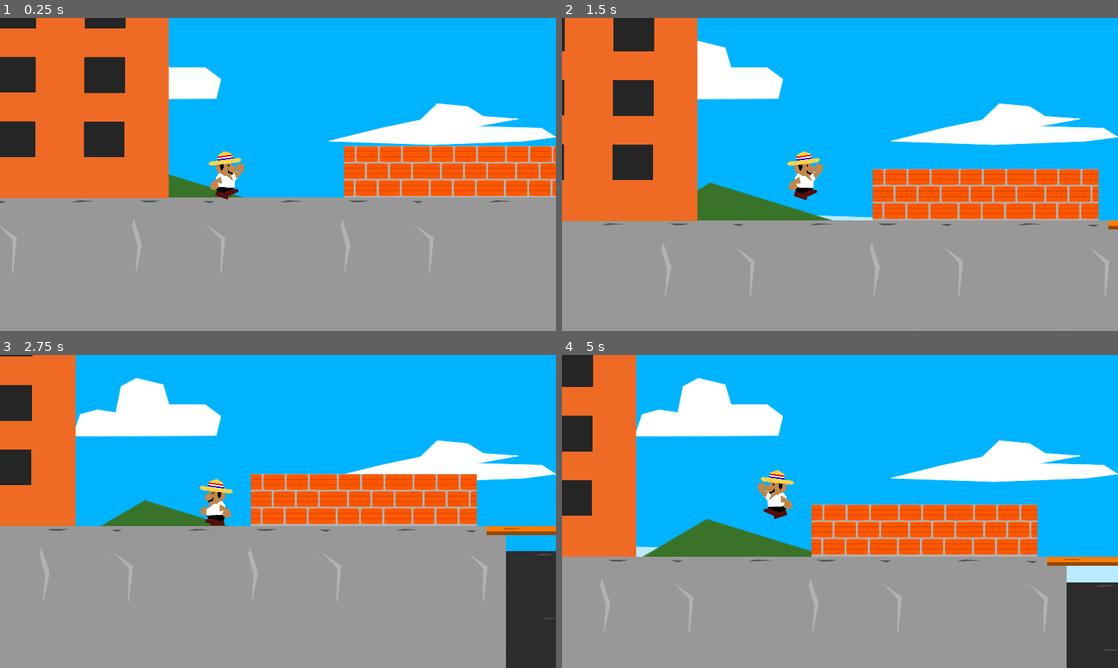
Above: before the commit, frames 1-4 (two rows, left to right).
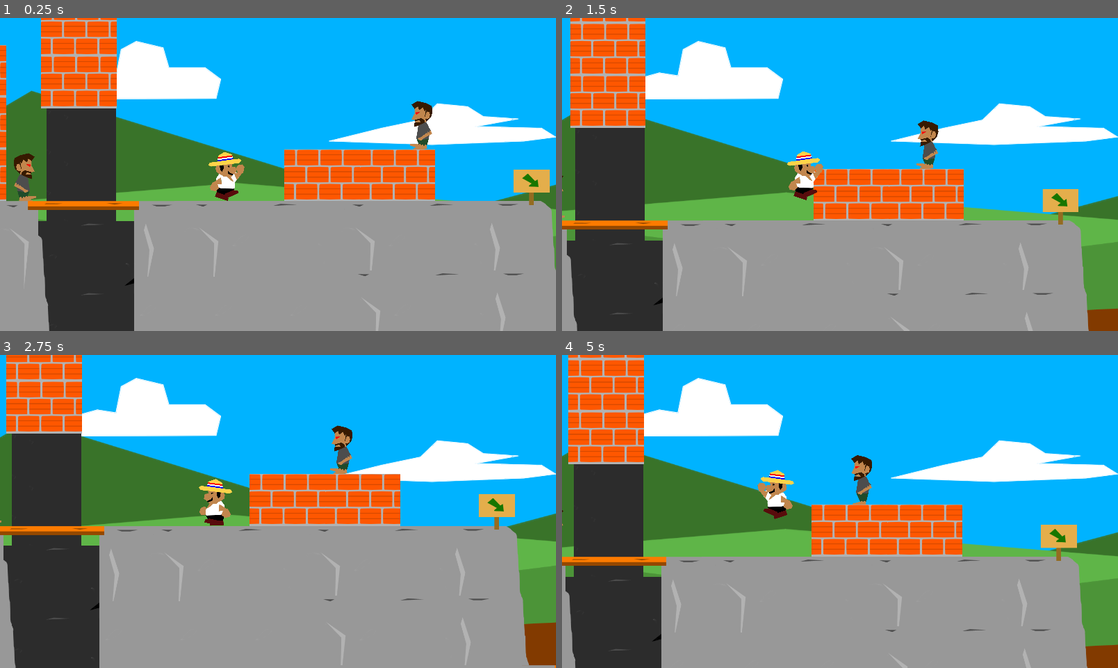
Above: after the commit, the same moments.

Repository: luispereira230797/donmariano
Game: Godot game, scene res://Scenes/Level1.tscn
Two runs of this game, one before a commit and one after it. Both use one fixed random seed, a clock stepped at 60 frames per second and the inputs below.
Inputs:
- Up to frame 1 (0.25 s): no input
- Up to frame 2 (1.5 s): hold Right (ui_right) from 0.53 s (still down); tap Up (ui_up) at 0.77 s
- Up to frame 3 (2.75 s): tap Up (ui_up) at 1.52 s; release Right (ui_right) at 2.03 s; hold Left (ui_left) from 2.03 s (still down)
- Up to frame 4 (5 s): release Left (ui_left) at 2.78 s; hold Right (ui_right) 2.78-4.28 s; tap Up (ui_up) at 3.02, 3.77, 4.52 s; hold Left (ui_left) from 4.28 s (still down)

The runs differ from the first frame. In frame 1, 35% of the frame differs, in the area x 0-100%, y 0-100%; in frame 2, 35%; in frame 3, 29%; in frame 4, 29%.

Commit message:
Fix player collision with enemy

Diff:
--- a/Scenes/Level1.tscn
+++ b/Scenes/Level1.tscn
@@ -445,7 +445,7 @@
 [node name="CanvasLayer" type="CanvasLayer" parent="."]
 
 [node name="Player" parent="." instance=ExtResource( 1 )]
-position = Vector2( -737, 426 )
+position = Vector2( 4723, 785 )
 
 [node name="ParallaxBackground4" type="ParallaxBackground" parent="."]
 layer = -98
--- a/Scenes/Player.tscn
+++ b/Scenes/Player.tscn
@@ -79,6 +79,7 @@
 extents = Vector2( 17.5, 3.5 )
 
 [node name="Player" type="KinematicBody2D"]
+moving_platform_apply_velocity_on_leave = 2
 script = ExtResource( 2 )
 
 [node name="Camera2D" type="Camera2D" parent="."]
